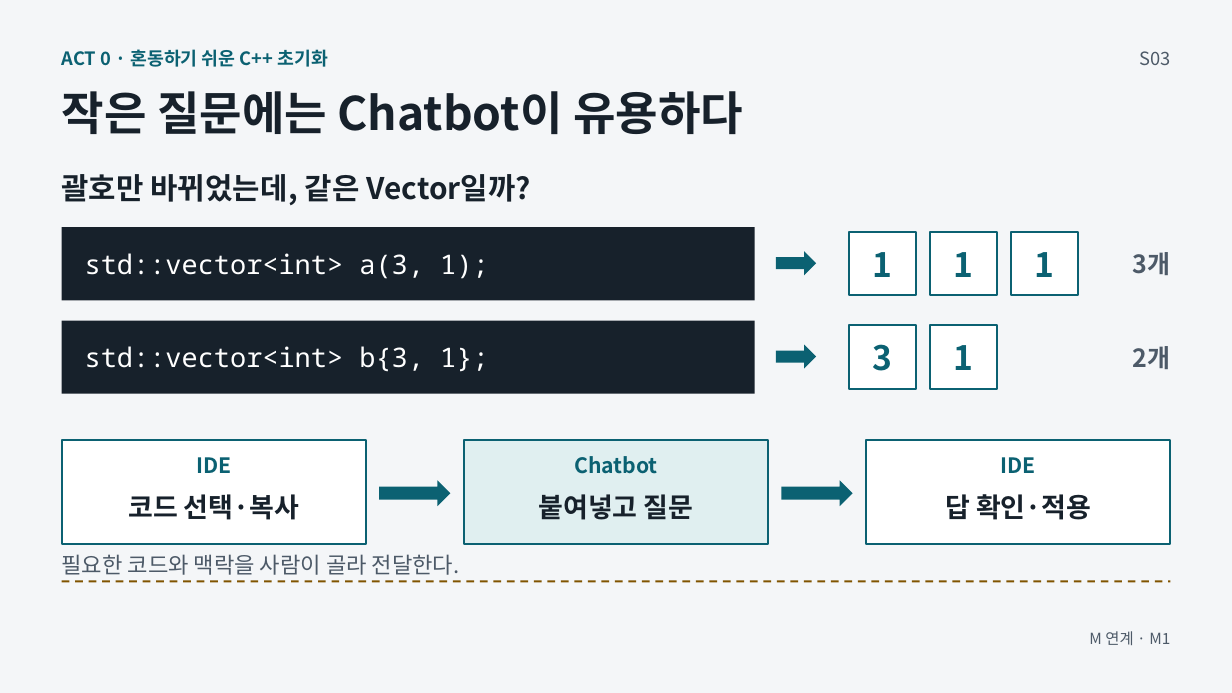
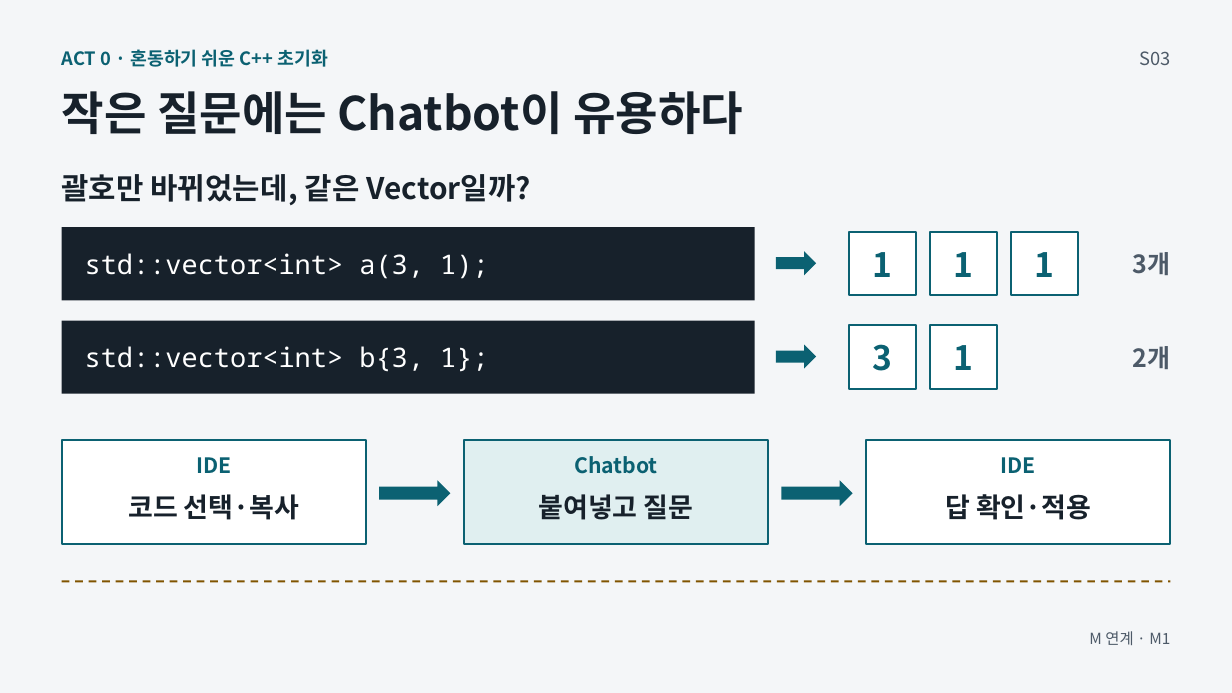
Before and after one commit to GideokKim/ai-dev-training, a slide deck: slide 3 of production/ACT_0.pptx. Drawn at 1232x693 pixels with LibreOffice and Linux fonts; fonts in the diff are those of the drawing. Boxes give left, top, right and bottom in pixels: in the first picture for what was removed or moved away, otherwise in the second. Text is boxed around its words. In the diff, an @@ line names an element or a change of style, - is before the commit and + after.

```diff
--- a/production/ACT_0.pptx
+++ b/production/ACT_0.pptx
@@ text removed at [62, 554, 460, 575] @@
-필요한 코드와 맥락을 사람이 골라 전달한다.
```
Also in this commit, not shown: 2 other slides changed, 22 other files.
